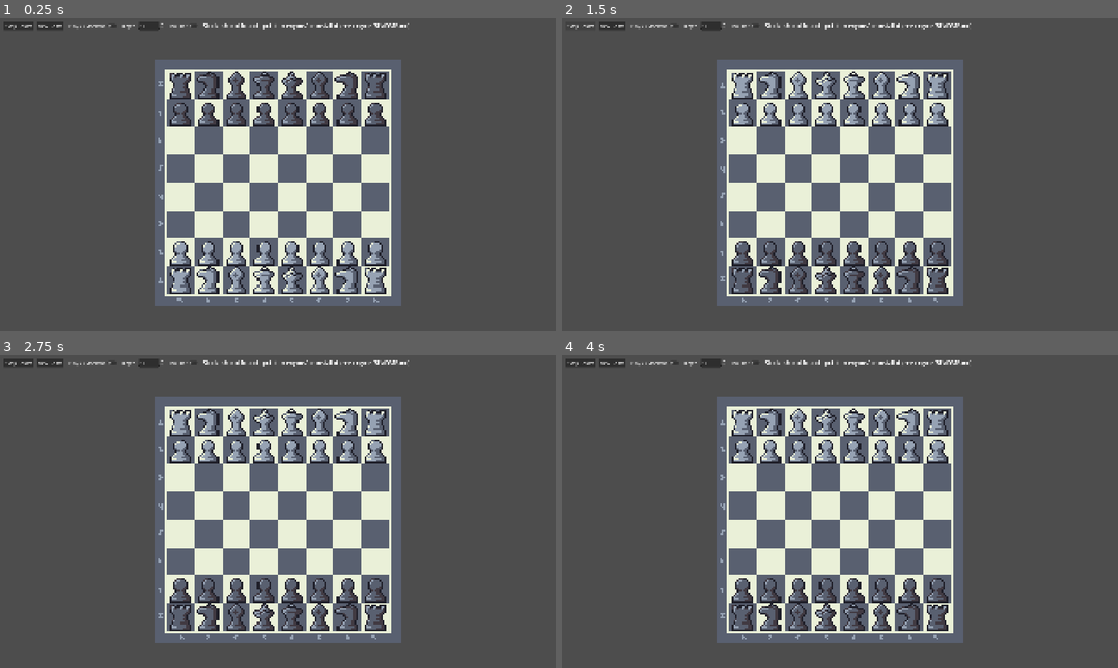
Above: before the commit, frames 1-4 (two rows, left to right).
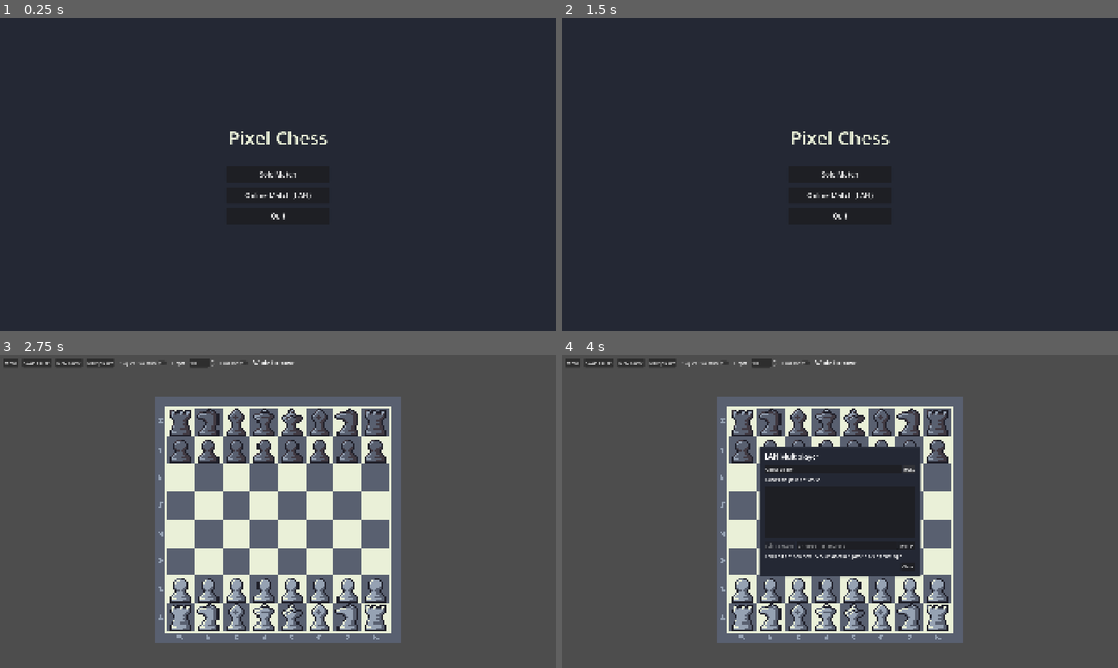
Above: after the commit, the same moments.

Repository: Zingawawoo/Chess_Game
Game: Godot game, scene res://Scenes/Board/Main.tscn
Same seed, same stepped clock (60 frames per second), same inputs: the game is played once before the commit and once after it.
Inputs (mouse positions are in pixels of both pictures, inside the frame that each line leads up to):
- Up to frame 1 (0.25 s): no input
- Up to frame 2 (1.5 s): click (840, 196) at 0.5 s, where only the run after the commit has a clickable "Online Match (LAN)"; click (573, 27) at 1.25 s, where only the run after the commit has a clickable "Menu"
- Up to frame 3 (2.75 s): click (278, 511) at 2 s, where only the run after the commit has a clickable "Solo Match"
- Up to frame 4 (4 s): click (662, 364) at 2.75 s, where only the run after the commit has a clickable "Multiplayer"; click (906, 467) at 3.5 s, where only the run after the commit has a clickable "Host"

The runs differ from the first frame. In frame 1, 97% of the frame differs, in the area x 0-100%, y 0-100%; in frame 2, 97%; in frame 3, 6.3%; in frame 4, 17%.

Commit message:
online test1

Diff:
--- a/Scenes/Board/chess.gd
+++ b/Scenes/Board/chess.gd
@@ -1,8 +1,9 @@
 extends Node2D
 ## Top-down 2D chess using the "Pixel Chess" asset pack by Dani Maccari.
-## Two players on one machine, or play against Stockfish. Click or drag to move.
+## Two players on one machine, over LAN, or against Stockfish. Click or drag to move.
 
 const UciEngine := preload("res://uci_engine.gd")
+const LanNet := preload("res://Utilities/Online/lan_net.gd")
 
 const ASSET := "res://Assets/pixel chess_v1.2/"
 const SQ := 16          # square size in board pixels
@@ -78,6 +79,25 @@
 var captured := {"w": [], "b": []}
 var cap_labels := {}  # colour -> Label showing that side's material lead ("+3")
 
+# LAN multiplayer. While online, this player only moves my_color and moves go to the opponent.
+var lan: LanNet
+var online := false
+var my_color := "w"
+var mp_button: Button
+var mp_panel: PanelContainer
+var mp_name_edit: LineEdit
+var mp_host_btn: Button
+var mp_lobby_list: ItemList
+var mp_lobbies: Array = []
+var mp_join_btn: Button
+var mp_ip_edit: LineEdit
+var mp_status: Label
+var mp_from_menu := false  # lobby panel was opened from the start menu; closing it goes back there
+
+# Start menu shown over the board.
+var menu: Control
+var top_bar: HBoxContainer
+
 var status_label: Label
 var engine_toggle: CheckButton
 var eval_toggle: CheckButton
@@ -89,6 +109,14 @@
 	tex_white = load(ASSET + "16x16 pieces/WhitePieces.png")
 	tex_black = load(ASSET + "16x16 pieces/BlackPieces.png")
 	_load_cursors()
+	lan = LanNet.new()
+	lan.name = "Lan"
+	add_child(lan)
+	lan.lobbies_changed.connect(_on_lobbies_changed)
+	lan.opponent_joined.connect(_on_opponent_joined)
+	lan.joined_host.connect(func(): mp_status.text = "Connected - starting game...")
+	lan.join_failed.connect(_on_join_failed)
+	lan.opponent_left.connect(func(): _go_offline("Opponent left the game"))
 	_build_ui()
 	get_viewport().size_changed.connect(_layout)
 	_layout()
@@ -100,9 +128,16 @@
 	var layer := CanvasLayer.new()
 	add_child(layer)
 	var bar := HBoxContainer.new()
+	top_bar = bar
 	bar.position = Vector2(12, 12)
 	bar.add_theme_constant_override("separation", 12)
 	layer.add_child(bar)
+
+	var menu_btn := Button.new()
+	menu_btn.text = "Menu"
+	menu_btn.focus_mode = Control.FOCUS_NONE
+	menu_btn.pressed.connect(_show_menu)
+	bar.add_child(menu_btn)
 
 	var swap := Button.new()
 	swap.text = "Swap Colors"
@@ -113,8 +148,14 @@
 	var reset := Button.new()
 	reset.text = "New Game"
 	reset.focus_mode = Control.FOCUS_NONE
-	reset.pressed.connect(new_game)
+	reset.pressed.connect(_on_new_game_pressed)
 	bar.add_child(reset)
+
+	mp_button = Button.new()
+	mp_button.text = "Multiplayer"
+	mp_button.focus_mode = Control.FOCUS_NONE
+	mp_button.pressed.connect(_on_mp_button)
+	bar.add_child(mp_button)
 
 	engine_toggle = CheckButton.new()
 	engine_toggle.text = "Play vs Stockfish"
@@ -162,6 +203,9 @@
 		lead.visible = false
 		layer.add_child(lead)
 		cap_labels[c] = lead
+
+	_build_mp_panel(layer)
+	_build_menu(layer)
 
 
 func _layout() -> void:
@@ -309,6 +353,8 @@
 # ---------------------------------------------------------------- stockfish
 
 func _human_turn() -> bool:
+	if online:
+		return turn == my_color
 	return not engine_enabled or turn == human_color
 
 
@@ -352,6 +398,9 @@
 
 
 func _set_engine_enabled(on: bool) -> void:
+	if on and online:
+		engine_toggle.set_pressed_no_signal(false)
+		return
 	if on:
 		var err := _ensure_engine()
 		if err != "":
@@ -692,6 +741,8 @@
 	promo_pending = {}
 	_update_captured_ui()
 	_update_status()
+	if online and p[0] == my_color:
+		_net_move.rpc(move_list[move_list.size() - 1])
 
 
 func _update_status() -> void:
@@ -709,6 +760,10 @@
 		status_label.text = side + " to move" + ("  (check!)" if check else "")
 		if engine_enabled and turn != human_color:
 			status_label.text += "  - Stockfish thinking (depth %d)..." % engine_depth
+		elif online:
+			status_label.text += "  - your move" if turn == my_color else "  - opponent's move"
+	if online:
+		status_label.text = "[Online: you are %s]  " % ("White" if my_color == "w" else "Black") + status_label.text
 
 
 # ---------------------------------------------------------------- coordinates
@@ -906,3 +961,345 @@
 			draw_rect(r, LIGHT_COL)
 			draw_rect(r.grow(-0.5), BORDER_COL, false, 1.0)
 			_draw_piece(turn + PROMO_CHOICES[i], r)
+
+
+# ---------------------------------------------------------------- LAN multiplayer
+
+func _build_mp_panel(layer: CanvasLayer) -> void:
+	mp_panel = PanelContainer.new()
+	mp_panel.visible = false
+	mp_panel.set_anchors_and_offsets_preset(Control.PRESET_CENTER)
+	var style := StyleBoxFlat.new()
+	style.bg_color = BAR_BLACK
+	style.border_color = BORDER_COL
+	style.set_border_width_all(3)
+	style.set_corner_radius_all(4)
+	mp_panel.add_theme_stylebox_override("panel", style)
+	layer.add_child(mp_panel)
+
+	var margin := MarginContainer.new()
+	for side in ["left", "right", "top", "bottom"]:
+		margin.add_theme_constant_override("margin_" + side, 16)
+	mp_panel.add_child(margin)
+	var box := VBoxContainer.new()
+	box.custom_minimum_size = Vector2(520, 0)
+	box.add_theme_constant_override("separation", 10)
+	margin.add_child(box)
+
+	var title := Label.new()
+	title.text = "LAN Multiplayer"
+	title.add_theme_font_size_override("font_size", 24)
+	box.add_child(title)
+
+	var host_row := HBoxContainer.new()
+	box.add_child(host_row)
+	mp_name_edit = LineEdit.new()
+	mp_name_edit.size_flags_horizontal = Control.SIZE_EXPAND_FILL
+	var user := OS.get_environment("USERNAME")
+	if user == "":
+		user = OS.get_environment("USER")
+	mp_name_edit.text = (user + "'s game") if user != "" else "Chess game"
+	mp_name_edit.placeholder_text = "Game name"
+	host_row.add_child(mp_name_edit)
+	mp_host_btn = Button.new()
+	mp_host_btn.text = "Host"
+	mp_host_btn.pressed.connect(_on_host_pressed)
+	host_row.add_child(mp_host_btn)
+
+	var found := Label.new()
+	found.text = "Games on your network:"
+	box.add_child(found)
+	mp_lobby_list = ItemList.new()
+	mp_lobby_list.custom_minimum_size = Vector2(0, 180)
+	mp_lobby_list.item_activated.connect(func(_i: int): _on_join_selected())
+	mp_lobby_list.item_selected.connect(func(_i: int): mp_join_btn.disabled = false)
+	box.add_child(mp_lobby_list)
+
+	var join_row := HBoxContainer.new()
+	box.add_child(join_row)
+	mp_join_btn = Button.new()
+	mp_join_btn.text = "Join selected"
+	mp_join_btn.disabled = true
+	mp_join_btn.pressed.connect(_on_join_selected)
+	join_row.add_child(mp_join_btn)
+	mp_ip_edit = LineEdit.new()
+	mp_ip_edit.placeholder_text = "or type an IP address"
+	mp_ip_edit.size_flags_horizontal = Control.SIZE_EXPAND_FILL
+	mp_ip_edit.text_submitted.connect(func(_t: String): _on_join_ip())
+	join_row.add_child(mp_ip_edit)
+	var join_ip := Button.new()
+	join_ip.text = "Join IP"
+	join_ip.pressed.connect(_on_join_ip)
+	join_row.add_child(join_ip)
+
+	mp_status = Label.new()
+	mp_status.autowrap_mode = TextServer.AUTOWRAP_WORD_SMART
+	box.add_child(mp_status)
+
+	var bottom := HBoxContainer.new()
+	bottom.alignment = BoxContainer.ALIGNMENT_END
+	box.add_child(bottom)
+	var close := Button.new()
+	close.text = "Close"
+	close.pressed.connect(_close_mp_panel)
+	bottom.add_child(close)
+
+
+## Multiplayer button: opens the lobby panel, or leaves the online game.
+func _on_mp_button() -> void:
+	if online:
+		_go_offline("You left the online game")
+		return
+	if mp_panel.visible:
+		_close_mp_panel()
+		return
+	mp_panel.visible = true
+	mp_panel.reset_size()
+	mp_panel.set_anchors_and_offsets_preset(Control.PRESET_CENTER)
+	if not lan.hosting:
+		mp_status.text = ""
+		var err := lan.start_browsing()
+		if err != "":
+			mp_status.text = err
+	_refresh_lobby_list()
+
+
+## Closing the panel while hosting cancels the hosted game.
+func _close_mp_panel() -> void:
+	mp_panel.visible = false
+	if mp_from_menu and not online:
+		mp_from_menu = false
+		_show_menu()
+	lan.stop_browsing()
+	if lan.hosting and not online:
+		lan.leave()
+	mp_host_btn.disabled = false
+	mp_host_btn.text = "Host"
+
+
+func _on_host_pressed() -> void:
+	if lan.hosting:  # button reads "Cancel" while waiting
+		lan.leave()
+		mp_host_btn.text = "Host"
+		mp_status.text = "Stopped hosting"
+		lan.start_browsing()
+		return
+	lan.stop_browsing()
+	var err := lan.host(mp_name_edit.text.strip_edges())
+	if err != "":
+		mp_status.text = err
+		lan.start_browsing()
+		return
+	mp_host_btn.text = "Cancel"
+	mp_lobby_list.clear()
+	mp_join_btn.disabled = true
+	mp_status.text = "Hosting \"%s\" - waiting for an opponent...\nOthers can also join with your IP: %s" \
+			% [mp_name_edit.text.strip_edges(), LanNet.local_ip()]
+
+
+func _on_lobbies_changed(lobbies: Array) -> void:
+	mp_lobbies = lobbies
+	_refresh_lobby_list()
+
+
+func _refresh_lobby_list() -> void:
+	if mp_lobby_list == null:
+		return
+	mp_lobby_list.clear()
+	for l in mp_lobbies:
+		mp_lobby_list.add_item("%s   (%s)" % [l["name"], l["ip"]])
+	mp_join_btn.disabled = mp_lobby_list.get_selected_items().is_empty()
+	if mp_lobbies.is_empty() and lan.browsing:
+		mp_lobby_list.add_item("Searching...", null, false)
+
+
+func _on_join_selected() -> void:
+	var sel := mp_lobby_list.get_selected_items()
+	if sel.is_empty() or sel[0] >= mp_lobbies.size():
+		return
+	_join(mp_lobbies[sel[0]]["ip"])
+
+
+func _on_join_ip() -> void:
+	var ip := mp_ip_edit.text.strip_edges()
+	if ip.is_valid_ip_address():
+		_join(ip)
+	else:
+		mp_status.text = "That isn't a valid IP address"
+
+
+func _join(ip: String) -> void:
+	lan.stop_browsing()
+	var err := lan.join(ip)
+	if err != "":
+		mp_status.text = err
+		lan.start_browsing()
+		return
+	mp_host_btn.disabled = true
+	mp_status.text = "Connecting to %s..." % ip
+
+
+func _on_join_failed() -> void:
+	mp_host_btn.disabled = false
+	mp_status.text = "Couldn't connect. Check the IP and that the host's firewall allows the game."
+	lan.start_browsing()
+
+
+## Host side: the host keeps the side currently at the bottom of their board.
+func _on_opponent_joined(peer_id: int) -> void:
+	var host_color := "b" if flipped else "w"
+	_go_online(host_color)
+	_net_start.rpc_id(peer_id, _opp(host_color))
+
+
+@rpc("authority", "call_remote", "reliable")
+func _net_start(color: String) -> void:
+	_go_online(color)
+
+
+func _go_online(color: String) -> void:
+	online = true
+	mp_from_menu = false
+	my_color = color
+	if engine_enabled:
+		engine_enabled = false
+		_cancel_search()
+	engine_toggle.set_pressed_no_signal(false)
+	engine_toggle.disabled = true
+	flipped = color == "b"
+	mp_panel.visible = false
+	lan.stop_browsing()
+	mp_host_btn.disabled = false
+	mp_host_btn.text = "Host"
+	mp_button.text = "Leave Online"
+	new_game()
+
+
+func _go_offline(reason: String) -> void:
+	var was_online := online
+	online = false
+	lan.leave()
+	engine_toggle.disabled = false
+	mp_button.text = "Multiplayer"
+	mp_host_btn.disabled = false
+	mp_host_btn.text = "Host"
+	if mp_panel.visible:
+		mp_status.text = reason
+		lan.start_browsing()
+	_clear_selection()
+	_update_status()
+	if was_online:
+		status_label.text = reason + "  -  " + status_label.text
+	queue_redraw()
+	_update_cursor()
+
+
+@rpc("any_peer", "call_remote", "reliable")
+func _net_move(uci: String) -> void:
+	if not online or turn == my_color or game_over:
+		return
+	var fr := _name_to_sq(uci.substr(0, 2))
+	var to := _name_to_sq(uci.substr(2, 2))
+	var promo := uci.substr(4, 1).to_upper()
+	for m in _legal_from(fr):
+		if m["to"] == to and m.get("promo", "") == promo:
+			_clear_selection()
+			_do_move(m)
+			queue_redraw()
+			_update_cursor()
+			return
+	push_warning("Opponent sent a move this board considers illegal: " + uci)
+	status_label.text = "Out of sync with opponent (got %s) - press New Game" % uci
+
+
+func _on_new_game_pressed() -> void:
+	if online:
+		_net_new_game.rpc()
+	new_game()
+
+
+@rpc("any_peer", "call_remote", "reliable")
+func _net_new_game() -> void:
+	if online:
+		new_game()
+
+
+func _notification(what: int) -> void:
+	if what == NOTIFICATION_WM_CLOSE_REQUEST:
+		if lan != null and lan.is_inside_tree():
+			lan.leave()
+
+
+# ---------------------------------------------------------------- start menu
+
+func _build_menu(layer: CanvasLayer) -> void:
+	menu = ColorRect.new()
+	(menu as ColorRect).color = Color8(36, 40, 52)
+	menu.set_anchors_and_offsets_preset(Control.PRESET_FULL_RECT)
+	menu.mouse_filter = Control.MOUSE_FILTER_STOP
+	layer.add_child(menu)
+
+	var box := VBoxContainer.new()
+	box.set_anchors_and_offsets_preset(Control.PRESET_CENTER)
+	box.grow_horizontal = Control.GROW_DIRECTION_BOTH
+	box.grow_vertical = Control.GROW_DIRECTION_BOTH
+	box.custom_minimum_size = Vector2(360, 0)
+	box.add_theme_constant_override("separation", 16)
+	menu.add_child(box)
+
+	var title := Label.new()
+	title.text = "Pixel Chess"
+	title.horizontal_alignment = HORIZONTAL_ALIGNMENT_CENTER
+	title.add_theme_font_size_override("font_size", 64)
+	title.add_theme_color_override("font_color", LIGHT_COL)
+	box.add_child(title)
+
+	var spacer := Control.new()
+	spacer.custom_minimum_size = Vector2(0, 24)
+	box.add_child(spacer)
+
+	for item in [["Solo Match", _on_menu_solo], ["Online Match (LAN)", _on_menu_online], ["Quit", _on_menu_quit]]:
+		var b := Button.new()
+		b.text = item[0]
+		b.custom_minimum_size = Vector2(0, 56)
+		b.add_theme_font_size_override("font_size", 24)
+		b.pressed.connect(item[1])
+		box.add_child(b)
+
+	_show_menu()
+
+
+func _show_menu() -> void:
+	if online:
+		_go_offline("You left the online game")
+	if mp_panel != null and mp_panel.visible:
+		mp_from_menu = false
+		_close_mp_panel()
+	_clear_selection()
+	menu.visible = true
+	top_bar.visible = false
+
+
+func _hide_menu() -> void:
+	menu.visible = false
+	top_bar.visible = true
+
+
+## Solo: local two-player on this machine; Stockfish can be switched on from the top bar.
+func _on_menu_solo() -> void:
+	_hide_menu()
+	new_game()
+
+
+func _on_menu_online() -> void:
+	_hide_menu()
+	new_game()
+	mp_from_menu = true
+	if not mp_panel.visible:
+		_on_mp_button()
+
+
+func _on_menu_quit() -> void:
+	if lan != null:
+		lan.leave()
+	get_tree().quit()
--- /dev/null
+++ b/Utilities/Online/lan_net.gd
@@ -0,0 +1,192 @@
+extends Node
+## LAN multiplayer: an ENet connection for the game, plus UDP broadcasts so
+## hosted games show up in other players' lobby lists on the same network.
+
+signal lobbies_changed(lobbies: Array)  # [{name, ip, port}]
+signal opponent_joined(peer_id: int)    # host side: someone joined our game
+signal joined_host                      # client side: connected to a host
+signal join_failed
+signal opponent_left
+
+const GAME_PORT := 7777
+const DISCOVERY_PORT := 7778
+const GAME_ID := "pixel-chess-lan-1"   # ignore broadcasts from other games
+const BROADCAST_EVERY := 1.0           # seconds between "I'm hosting" packets
+const LOBBY_TIMEOUT := 3.5             # forget a lobby we haven't heard from in this long
+
+var hosting := false
+var connected := false
+var browsing := false
+var lobby_name := ""
+
+var _bcast: PacketPeerUDP
+var _bcast_timer := 0.0
+var _listen: PacketPeerUDP
+var _lobbies := {}  # "ip:port" -> {name, ip, port, seen}
+
+
+func _ready() -> void:
+	multiplayer.peer_connected.connect(_on_peer_connected)
+	multiplayer.peer_disconnected.connect(_on_peer_disconnected)
+	multiplayer.connected_to_server.connect(_on_connected_to_server)
+	multiplayer.connection_failed.connect(_on_connection_failed)
+	multiplayer.server_disconnected.connect(_on_server_disconnected)
+
+
+## Starts hosting. Returns "" on success, otherwise an error message.
+func host(game_name: String) -> String:
+	leave()
+	var peer := ENetMultiplayerPeer.new()
+	var err := peer.create_server(GAME_PORT, 1)
+	if err != OK:
+		return "Couldn't host on port %d (is another game already hosting?)" % GAME_PORT
+	multiplayer.multiplayer_peer = peer
+	hosting = true
+	lobby_name = game_name
+	_bcast = PacketPeerUDP.new()
+	_bcast.set_broadcast_enabled(true)
+	_bcast.set_dest_address("255.255.255.255", DISCOVERY_PORT)
+	_bcast_timer = 0.0
+	return ""
+
+
+## Connects to a host. Returns "" if the attempt started, otherwise an error message.
+func join(ip: String) -> String:
+	leave()
+	var peer := ENetMultiplayerPeer.new()
+	var err := peer.create_client(ip, GAME_PORT)
+	if err != OK:
+		return "Couldn't connect to %s" % ip
+	multiplayer.multiplayer_peer = peer
+	return ""
+
+
+## Closes any connection and stops advertising.
+func leave() -> void:
+	if not is_inside_tree():
+		return
+	var peer := multiplayer.multiplayer_peer
+	if peer != null and not peer is OfflineMultiplayerPeer:
+		peer.close()
+	multiplayer.multiplayer_peer = OfflineMultiplayerPeer.new()
+	hosting = false
+	connected = false
+	_stop_broadcast()
+
+
+## Starts listening for hosts on the network. Returns "" on success.
+func start_browsing() -> String:
+	if browsing:
+		return ""
+	_listen = PacketPeerUDP.new()
+	if _listen.bind(DISCOVERY_PORT) != OK:
+		_listen = null
+		return "Can't scan for games (port %d busy) - use Join IP instead" % DISCOVERY_PORT
+	browsing = true
+	_lobbies.clear()
+	lobbies_changed.emit([])
+	return ""
+
+
+func stop_browsing() -> void:
+	browsing = false
+	if _listen != null:
+		_listen.close()
+		_listen = null
+	_lobbies.clear()
+
+
+## This machine's LAN address, to show the host so others can type it in.
+static func local_ip() -> String:
+	var fallback := ""
+	for a in IP.get_local_addresses():
+		if a.contains(":") or a.begins_with("127.") or a.begins_with("169.254."):
+			continue
+		if a.begins_with("192.168.") or a.begins_with("10.") or a.begins_with("172."):
+			return a
+		fallback = a
+	return fallback if fallback != "" else "127.0.0.1"
+
+
+func _stop_broadcast() -> void:
+	if _bcast != null:
+		_bcast.close()
+		_bcast = null
+
+
+func _process(delta: float) -> void:
+	# Advertise our game until someone joins.
+	if _bcast != null and hosting and not connected:
+		_bcast_timer -= delta
+		if _bcast_timer <= 0.0:
+			_bcast_timer = BROADCAST_EVERY
+			var msg := {"game": GAME_ID, "name": lobby_name, "port": GAME_PORT}
+			_bcast.put_packet(JSON.stringify(msg).to_utf8_buffer())
+
+	if not browsing or _listen == null:
+		return
+	var now := Time.get_ticks_msec() / 1000.0
+	var changed := false
+	while _listen.get_available_packet_count() > 0:
+		var pkt := _listen.get_packet()
+		var ip := _listen.get_packet_ip()
+		var data = JSON.parse_string(pkt.get_string_from_utf8())
+		if typeof(data) != TYPE_DICTIONARY or data.get("game", "") != GAME_ID:
+			continue
+		var port := int(data.get("port", GAME_PORT))
+		var key := "%s:%d" % [ip, port]
+		if not _lobbies.has(key):
+			changed = true
+		_lobbies[key] = {"name": str(data.get("name", "Game")), "ip": ip, "port": port, "seen": now}
+	for key in _lobbies.keys():
+		if now - _lobbies[key]["seen"] > LOBBY_TIMEOUT:
+			_lobbies.erase(key)
+			changed = true
+	if changed:
+		var list: Array = []
+		for key in _lobbies:
+			list.append(_lobbies[key])
+		list.sort_custom(func(a, b): return a["name"] < b["name"])
+		lobbies_changed.emit(list)
+
+
+func _exit_tree() -> void:
+	leave()
+	stop_browsing()
+
+
+## Notice a vanished opponent (crash, cable pulled) within ~8s instead of ENet's default ~30s.
+func _shorten_timeout(id: int) -> void:
+	var peer := multiplayer.multiplayer_peer as ENetMultiplayerPeer
+	if peer != null and peer.get_peer(id) != null:
+		peer.get_peer(id).set_timeout(32, 3000, 8000)
+
+
+func _on_peer_connected(id: int) -> void:
+	_shorten_timeout(id)
+	if hosting:
+		connected = true
+		_stop_broadcast()  # lobby is full
+		opponent_joined.emit(id)
+
+
+func _on_peer_disconnected(_id: int) -> void:
+	if hosting and connected:
+		leave()
+		opponent_left.emit()
+
+
+func _on_connected_to_server() -> void:
+	_shorten_timeout(1)
+	connected = true
+	joined_host.emit()
+
+
+func _on_connection_failed() -> void:
+	leave()
+	join_failed.emit()
+
+
+func _on_server_disconnected() -> void:
+	leave()
+	opponent_left.emit()
Binary file added: Assets/pixel chess_v1.2/16x16 pieces/B_Bishop.png
Not shown, added: Assets/pixel chess_v1.2/16x16 pieces/B_Bishop.png.import
Binary file added: Assets/pixel chess_v1.2/16x16 pieces/B_King.png
Not shown, added: Assets/pixel chess_v1.2/16x16 pieces/B_King.png.import
Binary file added: Assets/pixel chess_v1.2/16x16 pieces/B_Knight.png
Not shown, added: Assets/pixel chess_v1.2/16x16 pieces/B_Knight.png.import
Binary file added: Assets/pixel chess_v1.2/16x16 pieces/B_Pawn.png
Not shown, added: Assets/pixel chess_v1.2/16x16 pieces/B_Pawn.png.import
Binary file added: Assets/pixel chess_v1.2/16x16 pieces/B_Queen.png
Not shown, added: Assets/pixel chess_v1.2/16x16 pieces/B_Queen.png.import
Binary file added: Assets/pixel chess_v1.2/16x16 pieces/B_Rook.png
Not shown, added: Assets/pixel chess_v1.2/16x16 pieces/B_Rook.png.import
(and 13 more such lines)
